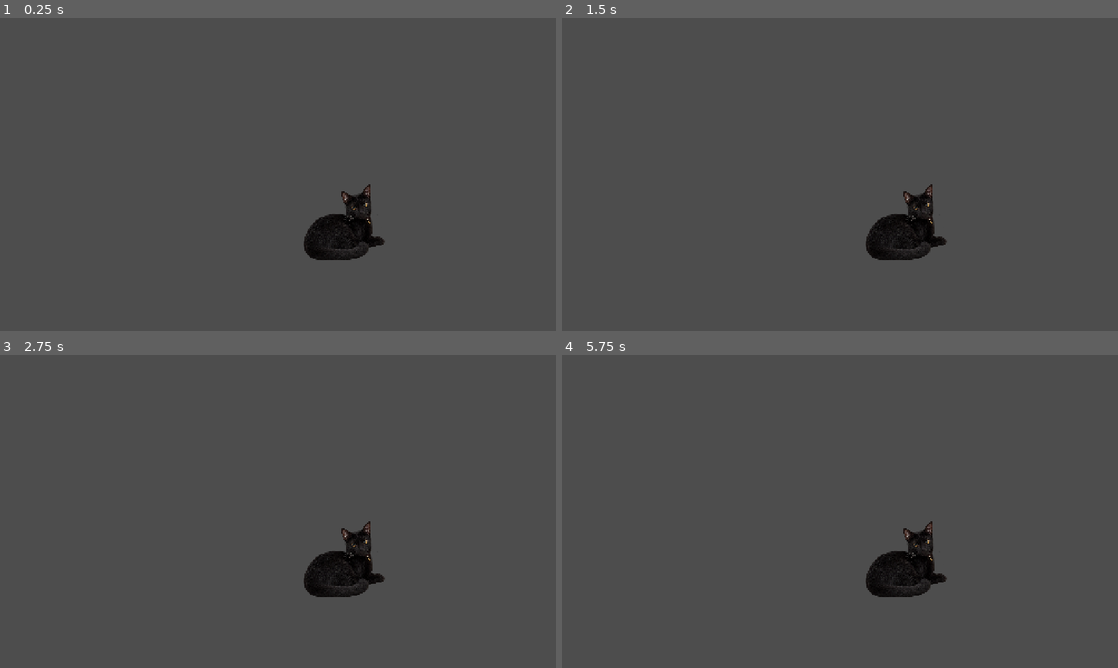
Above: before the commit, frames 1-4 (two rows, left to right).
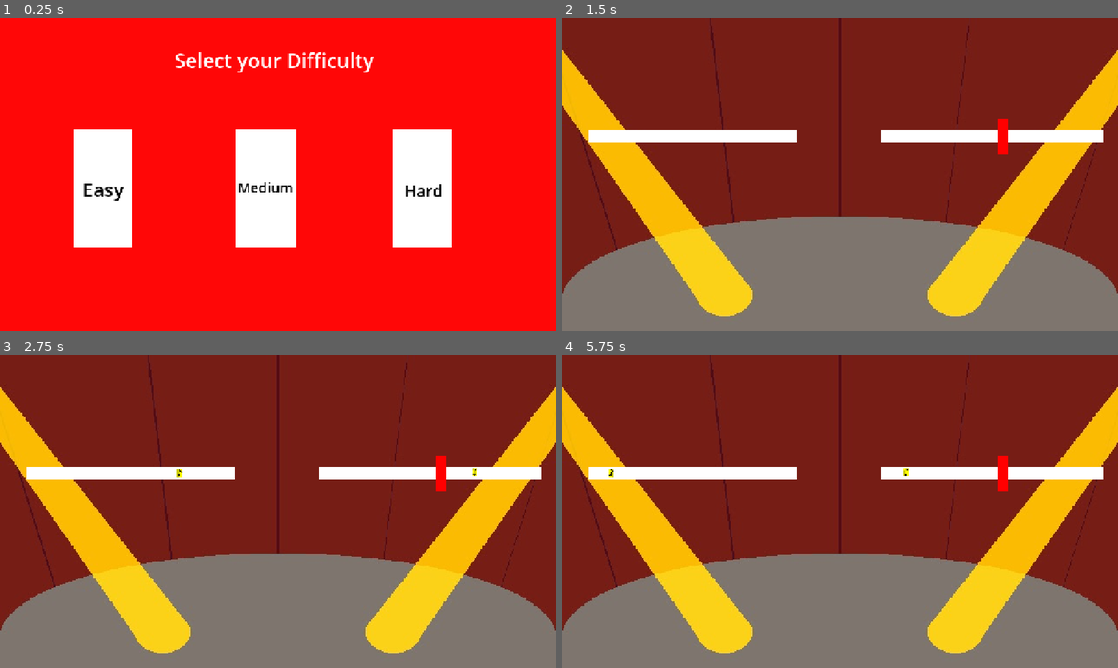
Above: after the commit, the same moments.

Repository: CAHSI-Game-Studios/CGS-project
Game: Godot game, scene res://games/gameB/scenes/GameBScene.tscn
Same seed, same stepped clock (60 frames per second), same inputs: the game is played once before the commit and once after it. This scene is started directly instead of the project's main scene.
Inputs (mouse positions are in pixels of both pictures, inside the frame that each line leads up to):
- Up to frame 1 (0.25 s): no input
- Up to frame 2 (1.5 s): click (828, 187) at 0.5 s, where only the run after the commit has a clickable "Medium"; tap Enter (ui_accept) at 1.25 s; move the mouse to (962, 158) at 1.27 s; hold W (move_up) from 1.28 s (still down); tap D (d_note) at 1.35 s; click (962, 158) at 1.42 s
- Up to frame 3 (2.75 s): tap Enter (ui_accept) at 1.52, 2, 2.27 s; move the mouse to (166, 527) at 2.02 s; release W (move_up) at 2.03 s; hold S (move_down) from 2.03 s (still down); tap J (j_note) at 2.1 s
- Up to frame 4 (5.75 s): tap Enter (ui_accept) at 2.75, 3.5, 3.77, 4.25, 4.52, 5, 5.27 s; move the mouse to (895, 442) at 2.77 s; release S (move_down) at 2.78 s; hold W (move_up) 2.78-4.28 s; tap K (k_note) at 2.85 s; move the mouse to (812, 574) at 3.52 s; tap T (open_terminal) at 3.6 s; click (812, 574) at 3.67 s; move the mouse to (1006, 558) at 4.27 s; hold A (move_left) from 4.28 s (still down); tap D (d_note) at 4.35 s; move the mouse to (673, 464) at 5.02 s; tap J (j_note) at 5.1 s

The runs differ from the first frame. In frame 1, 100% of the frame differs, in the area x 0-100%, y 0-100%; in frame 2, 100%; in frame 3, 100%; in frame 4, 100%.
Error before the commit: Invalid access to property or key 'difficulty_selected' on a base object of type 'Node2D'. (res://games/gameB/scripts/game_b_scene.gd:86)

Commit message:
Added comment suggestions

Diff:
--- a/src/games/gameB/scenes/Difficulty_Select.tscn
+++ b/src/games/gameB/scenes/Difficulty_Select.tscn
@@ -2,31 +2,109 @@
 
 [ext_resource type="Script" uid="uid://d1ildpit7pdt3" path="res://games/gameB/scenes/difficulty_select.gd" id="1_6o0lx"]
 
-[node name="DifficultySelect" type="Node2D" unique_id=114060325]
+[sub_resource type="StyleBoxFlat" id="StyleBoxFlat_rcfy7"]
+bg_color = Color(1, 1, 1, 1)
+
+[sub_resource type="StyleBoxFlat" id="StyleBoxFlat_a0fgh"]
+bg_color = Color(0.7392882, 0.7392883, 0.7392881, 1)
+draw_center = false
+
+[sub_resource type="LabelSettings" id="LabelSettings_jmacy"]
+font_size = 44
+font_color = Color(0, 0, 0, 1)
+
+[sub_resource type="StyleBoxFlat" id="StyleBoxFlat_2b6kb"]
+bg_color = Color(1, 1, 1, 1)
+
+[sub_resource type="LabelSettings" id="LabelSettings_x0klt"]
+font_size = 32
+font_color = Color(0.04073602, 0.040736012, 0.040736005, 1)
+
+[sub_resource type="StyleBoxFlat" id="StyleBoxFlat_y60qy"]
+bg_color = Color(1, 1, 1, 1)
+
+[sub_resource type="LabelSettings" id="LabelSettings_05ak3"]
+font_size = 37
+font_color = Color(0, 0, 0, 1)
+
+[sub_resource type="LabelSettings" id="LabelSettings_rcfy7"]
+font_size = 46
+
+[node name="DifficultySelect" type="Control" unique_id=533827218]
+layout_mode = 3
+anchors_preset = 0
 script = ExtResource("1_6o0lx")
 
 [node name="ColorRect" type="ColorRect" parent="." unique_id=1413096720]
+layout_mode = 0
 offset_right = 1280.0
 offset_bottom = 720.0
-color = Color(0.5354209, 0.5354209, 0.5354209, 1)
+color = Color(1, 0.029999971, 0.029999971, 1)
 
 [node name="Easy" type="Button" parent="." unique_id=2046158779]
+layout_mode = 0
 offset_left = 168.0
 offset_top = 256.0
 offset_right = 304.0
 offset_bottom = 528.0
+theme_override_styles/normal = SubResource("StyleBoxFlat_rcfy7")
+
+[node name="TextEdit" type="Label" parent="Easy" unique_id=837649896]
+layout_mode = 0
+offset_left = 22.0
+offset_top = 107.0
+offset_right = 108.0
+offset_bottom = 162.0
+theme_override_colors/font_color = Color(0, 0, 0, 1)
+theme_override_styles/normal = SubResource("StyleBoxFlat_a0fgh")
+text = "Easy"
+label_settings = SubResource("LabelSettings_jmacy")
 
 [node name="Medium" type="Button" parent="." unique_id=1853537461]
+layout_mode = 0
 offset_left = 544.0
 offset_top = 256.0
 offset_right = 680.0
 offset_bottom = 528.0
+theme_override_styles/normal = SubResource("StyleBoxFlat_2b6kb")
+
+[node name="TextEdit" type="Label" parent="Medium" unique_id=986616416]
+layout_mode = 0
+offset_left = 3.0
+offset_top = 111.0
+offset_right = 131.0
+offset_bottom = 156.0
+text = "Medium"
+label_settings = SubResource("LabelSettings_x0klt")
 
 [node name="Hard" type="Button" parent="." unique_id=1780276780]
+layout_mode = 0
 offset_left = 904.0
 offset_top = 256.0
 offset_right = 1040.0
 offset_bottom = 528.0
+theme_override_styles/normal = SubResource("StyleBoxFlat_y60qy")
+
+[node name="TextEdit" type="Label" parent="Hard" unique_id=1526148238]
+layout_mode = 1
+anchors_preset = -1
+anchor_right = 0.059000004
+anchor_bottom = 0.029000001
+offset_left = 27.0
+offset_top = 116.0
+offset_right = 99.976
+offset_bottom = 155.112
+text = "Hard"
+label_settings = SubResource("LabelSettings_05ak3")
+
+[node name="TextEdit" type="Label" parent="." unique_id=1743717805]
+layout_mode = 0
+offset_left = 402.0
+offset_top = 65.0
+offset_right = 794.0
+offset_bottom = 128.0
+text = "Select your Difficulty "
+label_settings = SubResource("LabelSettings_rcfy7")
 
 [connection signal="pressed" from="Easy" to="." method="_on_easy_pressed"]
 [connection signal="pressed" from="Medium" to="." method="_on_medium_pressed"]
